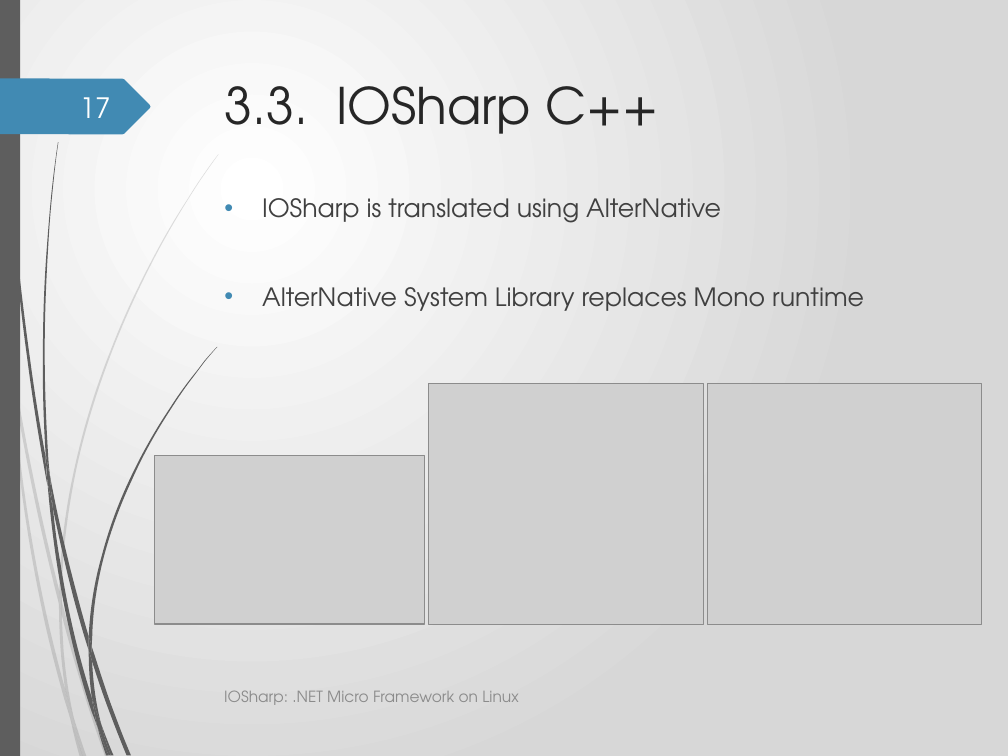
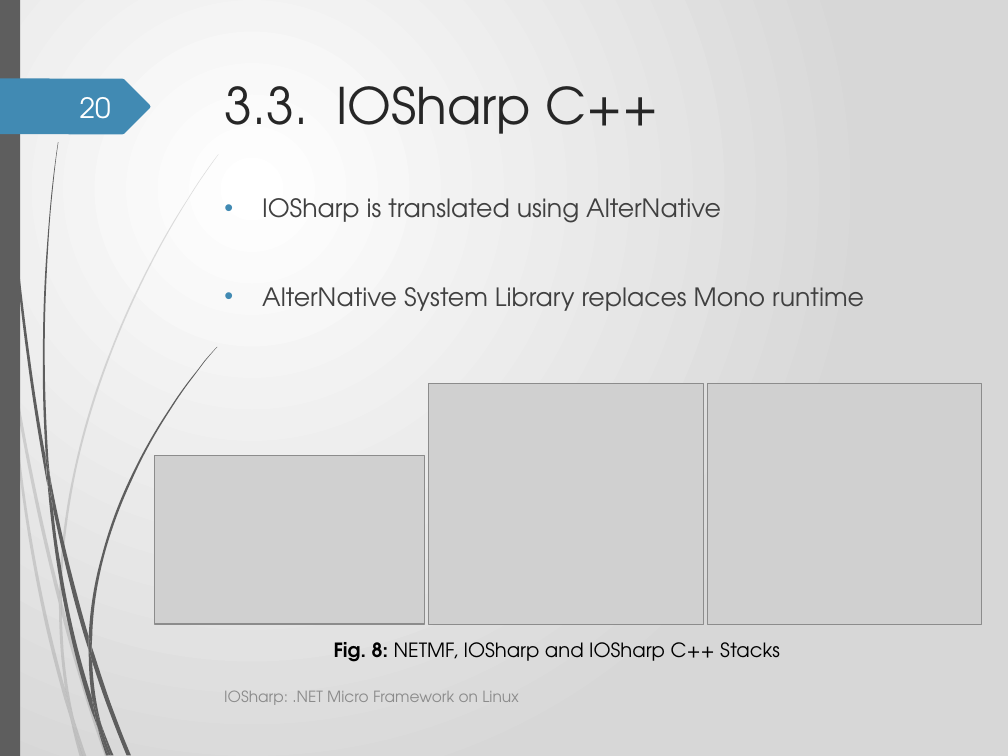
Before and after one commit to GerardSoleCa/BachelorThesisMisc, a slide deck: slide 20 of ThesisDoc/IOSharp2.pptx (slide 17 before the commit). Drawn at 1008x756 pixels with LibreOffice and Linux fonts; fonts in the diff are those of the drawing; grey boxes stand for pictures; background and template pictures are left out. Boxes give left, top, right and bottom in pixels: in the first picture for what was removed or moved away, otherwise in the second. Text is boxed around its words. In the diff, an @@ line names an element or a change of style, - is before the commit and + after.

```diff
--- a/ThesisDoc/IOSharp2.pptx
+++ b/ThesisDoc/IOSharp2.pptx
@@ page number at [80,97,111,119]: text changed @@
-17
+20
@@ text added at [334,642,780,662], 14 pt, text #000000 @@
+Fig. 8: NETMF, IOSharp and IOSharp C++ Stacks
```
Also in this commit, not shown: 19 other slides changed, 4 slides added, 1 slide removed, 7 other files.
